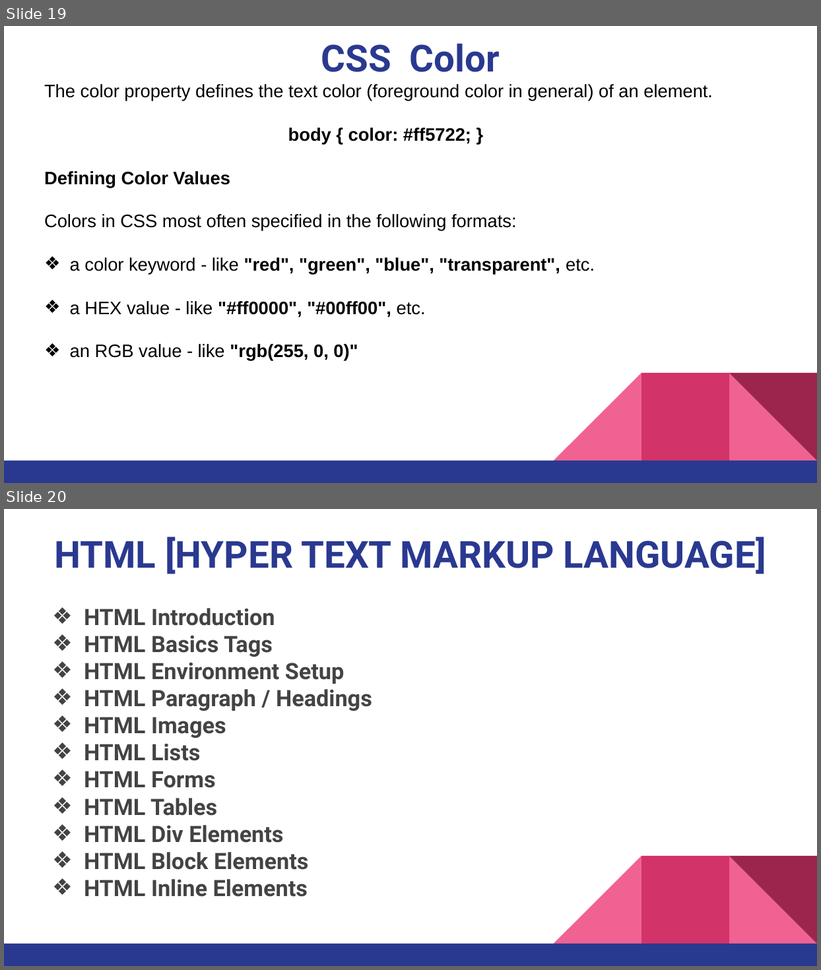
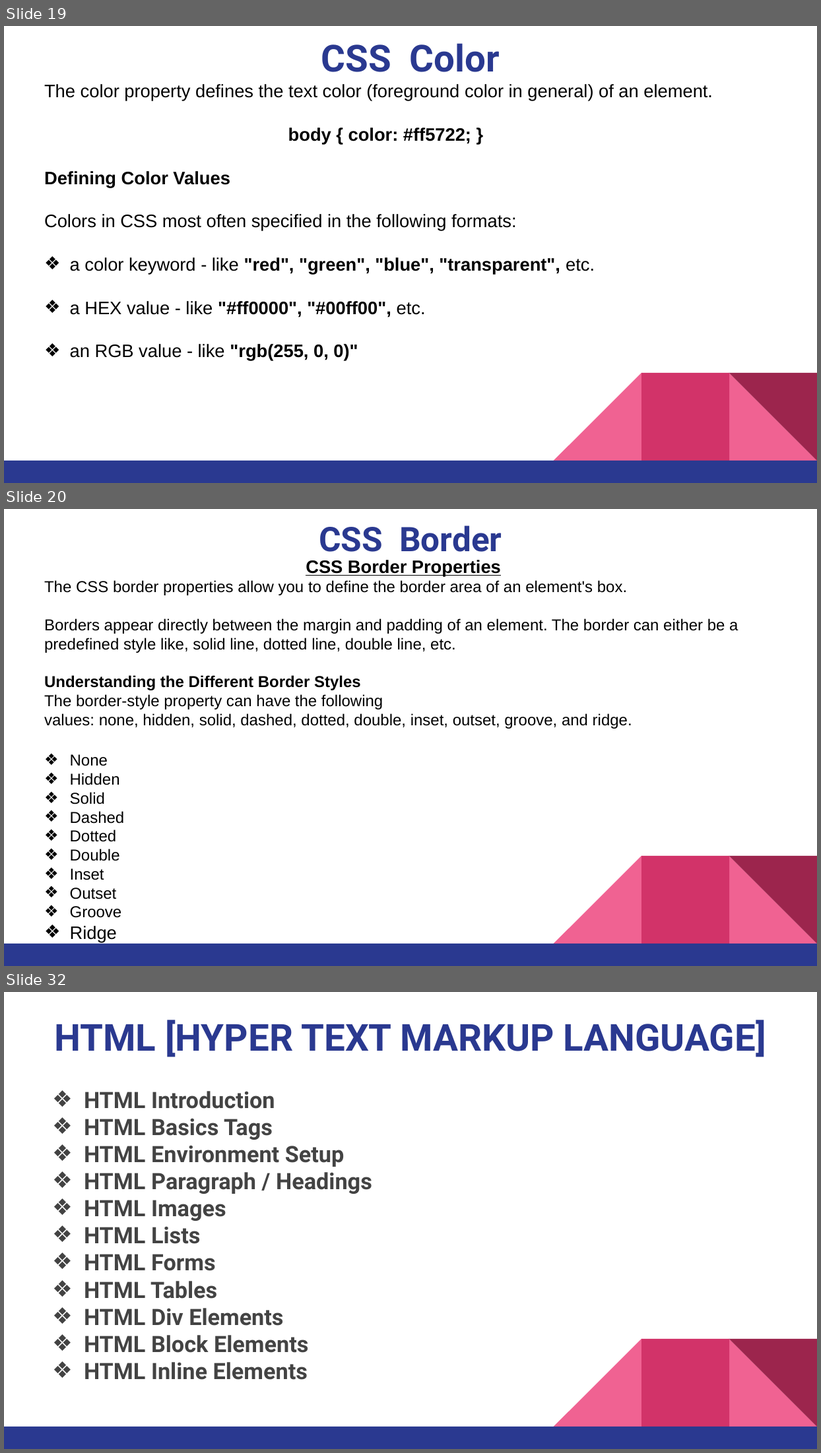
Before and after one commit to pnytrainingrepo/Webdevelopment, a slide deck: CSS Course.pptx. Shown one above the other, each under a label of ours: slides 19 and 20 before the commit, slides 19, 20 and 32 after it; the slides between them are not shown. The pictures are 821x970 and 821x1453 pixels, drawn with LibreOffice and Linux fonts; fonts in the diff are those of the drawing. Boxes give left, top, right and bottom in pixels: in the first picture for what was removed or moved away, otherwise in the second. Text is boxed around its words. In the diff, an @@ line names an element or a change of style, - is before the commit and + after.

```diff
--- a/CSS Course.pptx
+++ b/CSS Course.pptx
@@ slide 20 added at box(4, 509, 817, 966), background #FFFFFF; not listed: 5 template elements that a slide beside it also shows @@
@@ title added at box(319, 525, 502, 552), 30 pt, text #2A3990, bold @@
+CSS Border
@@ text added at box(44, 560, 738, 943), 14 pt, text #000000 @@
+CSS Border Properties
+The CSS border properties allow you to define the border area of an element's box.
+Borders appear directly between the margin and padding of an element. The border can either be a predefined style like, solid line, dotted line, double line, etc.
+Understanding the Different Border Styles
+The border-style property can have the following values: none, hidden, solid, dashed, dotted, double, inset, outset, groove, and ridge.
+❖ None
+❖ Hidden
+❖ Solid
+❖ Dashed
+❖ Dotted
+❖ Double
+❖ Inset
+❖ Outset
+❖ Groove
+❖ Ridge
@@ what was slide 20 is now slide 32 @@
```
Also in this commit, not shown: 11 other slides added, 18 other files.
